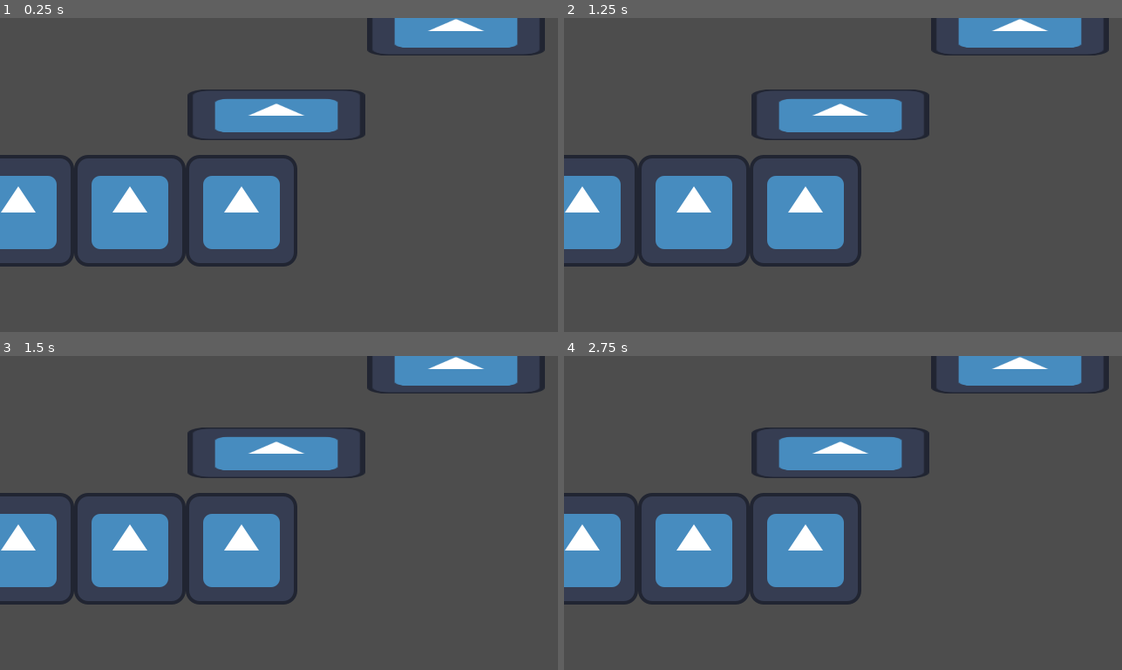
Above: before the commit, frames 1-4 (two rows, left to right).
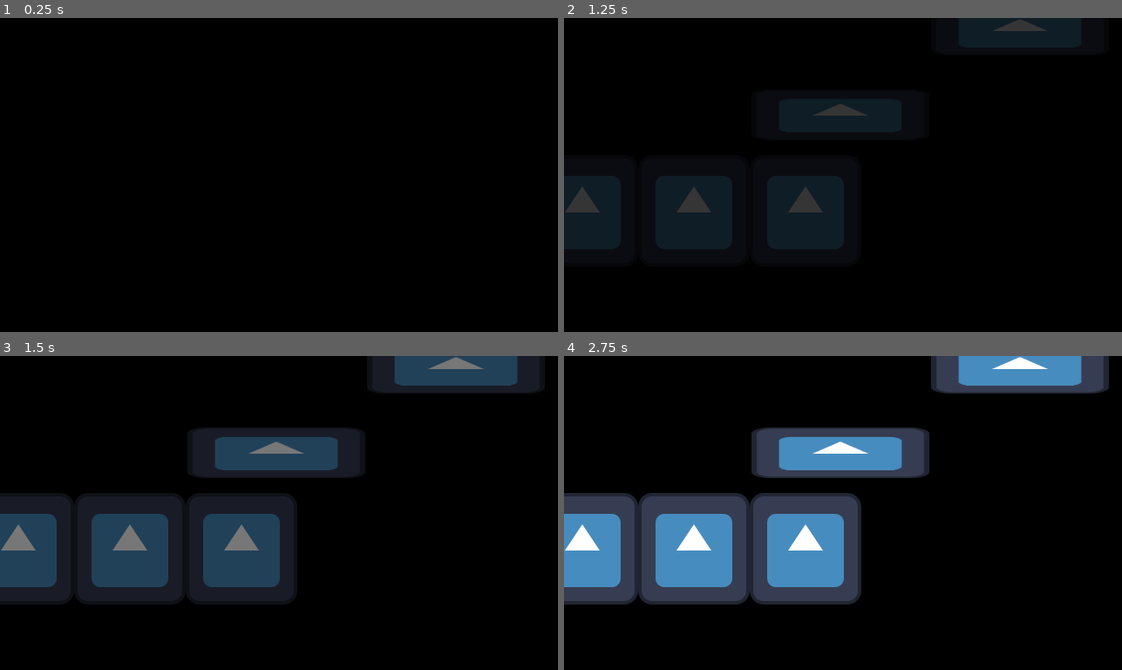
Above: after the commit, the same moments.

Repository: VeeT23/gmtk_2025
Game: Godot game, scene res://assets/world/main.tscn
Two runs of this game, one before a commit and one after it. Both use one fixed random seed, a clock stepped at 60 frames per second and the inputs below. This scene is started directly instead of the project's main scene. The engine's default icon, where the game draws it, is replaced by a stand-in: a white triangle on a blue panel in a dark square.
Inputs (mouse positions are in pixels of both pictures, inside the frame that each line leads up to):
- Up to frame 1 (0.25 s): no input
- Up to frame 2 (1.25 s): tap Enter (ui_accept) at 0.5, 0.77 s; move the mouse to (965, 159) at 0.52 s; hold D (right) from 0.53 s (still down); click (965, 159) at 0.67 s
- Up to frame 3 (1.5 s): keep holding D (right); move the mouse to (167, 528) at 1.27 s; click (167, 528) at 1.42 s
- Up to frame 4 (2.75 s): tap Enter (ui_accept) at 1.52 s; move the mouse to (898, 443) at 2.02 s; release D (right) at 2.03 s; hold A (left) from 2.03 s (still down); click (898, 443) at 2.17 s

The runs differ from the first frame. In frame 1, 100% of the frame differs, in the area x 0-100%, y 0-100%; in frame 2, 100%; in frame 3, 100%; in frame 4, 72%.

Commit message:
fixed jittering

Diff:
--- a/assets/world/main.tscn
+++ b/assets/world/main.tscn
@@ -1,8 +1,9 @@
-[gd_scene load_steps=5 format=3 uid="uid://b7jiphcimusao"]
+[gd_scene load_steps=6 format=3 uid="uid://b7jiphcimusao"]
 
 [ext_resource type="Texture2D" uid="uid://djgvq6j03md4n" path="res://icon.svg" id="1_btw8h"]
 [ext_resource type="Script" uid="uid://cax8inqgk1gka" path="res://assets/world/world.gd" id="1_p0te5"]
 [ext_resource type="PackedScene" uid="uid://djljcsbd0b42u" path="res://ui/pause_menu.tscn" id="3_p0te5"]
+[ext_resource type="PackedScene" uid="uid://d4d4cs2mfqja2" path="res://ui/fade_in.tscn" id="4_pkxt2"]
 
 [sub_resource type="RectangleShape2D" id="RectangleShape2D_0hol4"]
 size = Vector2(128, 128)
@@ -95,5 +96,7 @@
 
 [node name="CanvasLayer" type="CanvasLayer" parent="."]
 
+[node name="FadeIn" parent="CanvasLayer" instance=ExtResource("4_pkxt2")]
+
 [node name="PauseMenu" parent="CanvasLayer" instance=ExtResource("3_p0te5")]
 metadata/_edit_use_anchors_ = true
--- a/global/network.gd
+++ b/global/network.gd
@@ -63,6 +63,7 @@
 	print("Server disconnected")
 	# Clean up all players when server disconnects
 	get_tree().call_group("players", "queue_free")
+	get_tree().change_scene_to_file("res://ui/main_menu.tscn")
 
 @rpc("any_peer", "call_local", "reliable")
 func spawn_player(id: int):
--- a/project.godot
+++ b/project.godot
@@ -62,3 +62,4 @@
 [rendering]
 
 textures/vram_compression/import_etc2_astc=true
+environment/defaults/default_clear_color=Color(0, 0, 0, 1)
--- /dev/null
+++ b/ui/fade_in.gd
@@ -0,0 +1,7 @@
+extends Control
+
+
+func _ready() -> void:
+	$Fade.color = Color(0,0,0,255)
+	await get_tree().create_timer(1).timeout
+	$Fade/AnimationPlayer.play("fade_in")
--- /dev/null
+++ b/ui/fade_in.tscn
@@ -0,0 +1,67 @@
+[gd_scene load_steps=6 format=3 uid="uid://d4d4cs2mfqja2"]
+
+[ext_resource type="Script" uid="uid://dafaaawtktl28" path="res://ui/fade_in.gd" id="1_40k5o"]
+[ext_resource type="Animation" uid="uid://dhwym8avp4g0m" path="res://ui/fade_out.res" id="2_foox6"]
+
+[sub_resource type="Animation" id="Animation_wk0pr"]
+length = 0.001
+tracks/0/type = "value"
+tracks/0/imported = false
+tracks/0/enabled = true
+tracks/0/path = NodePath(".:color")
+tracks/0/interp = 1
+tracks/0/loop_wrap = true
+tracks/0/keys = {
+"times": PackedFloat32Array(0),
+"transitions": PackedFloat32Array(1),
+"update": 0,
+"values": [Color(0, 0, 0, 0)]
+}
+
+[sub_resource type="Animation" id="Animation_rmr83"]
+resource_name = "fade_in"
+step = 0.1
+tracks/0/type = "value"
+tracks/0/imported = false
+tracks/0/enabled = true
+tracks/0/path = NodePath(".:color")
+tracks/0/interp = 1
+tracks/0/loop_wrap = true
+tracks/0/keys = {
+"times": PackedFloat32Array(0.0333333, 1),
+"transitions": PackedFloat32Array(1, 1),
+"update": 0,
+"values": [Color(0, 0, 0, 1), Color(0, 0, 0, 0)]
+}
+
+[sub_resource type="AnimationLibrary" id="AnimationLibrary_rmr83"]
+_data = {
+&"RESET": SubResource("Animation_wk0pr"),
+&"fade_in": SubResource("Animation_rmr83"),
+&"fade_out": ExtResource("2_foox6")
+}
+
+[node name="FadeIn" type="Control"]
+layout_mode = 3
+anchors_preset = 15
+anchor_right = 1.0
+anchor_bottom = 1.0
+grow_horizontal = 2
+grow_vertical = 2
+mouse_filter = 2
+script = ExtResource("1_40k5o")
+
+[node name="Fade" type="ColorRect" parent="."]
+layout_mode = 1
+anchors_preset = 15
+anchor_right = 1.0
+anchor_bottom = 1.0
+grow_horizontal = 2
+grow_vertical = 2
+mouse_filter = 2
+color = Color(0, 0, 0, 0)
+
+[node name="AnimationPlayer" type="AnimationPlayer" parent="Fade"]
+libraries = {
+&"": SubResource("AnimationLibrary_rmr83")
+}
Not shown, added: ui/fade_in.gd.uid
